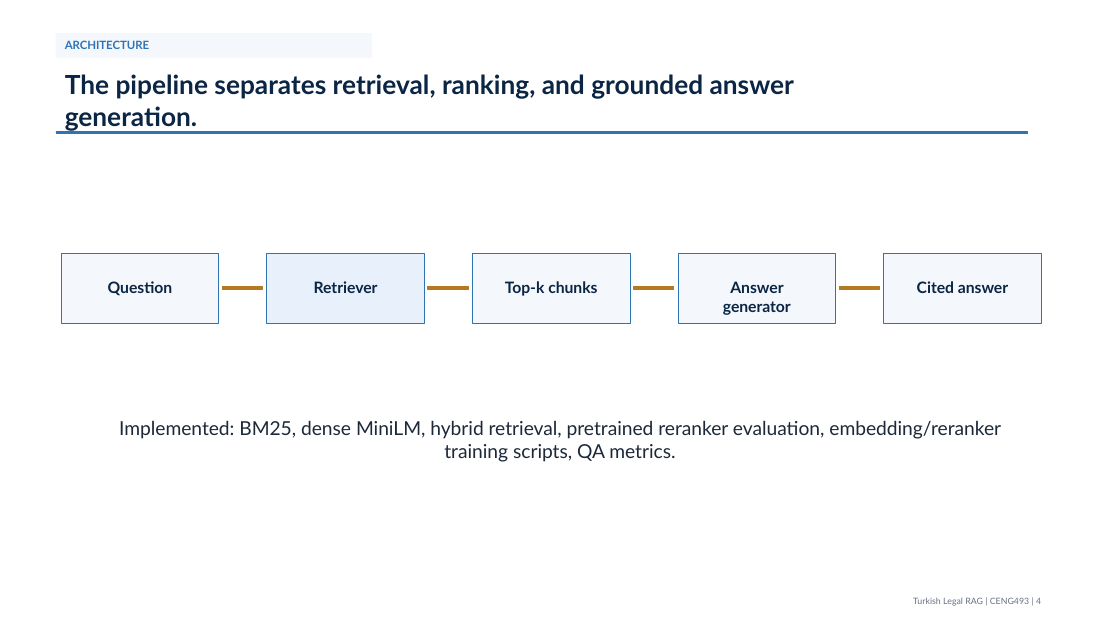
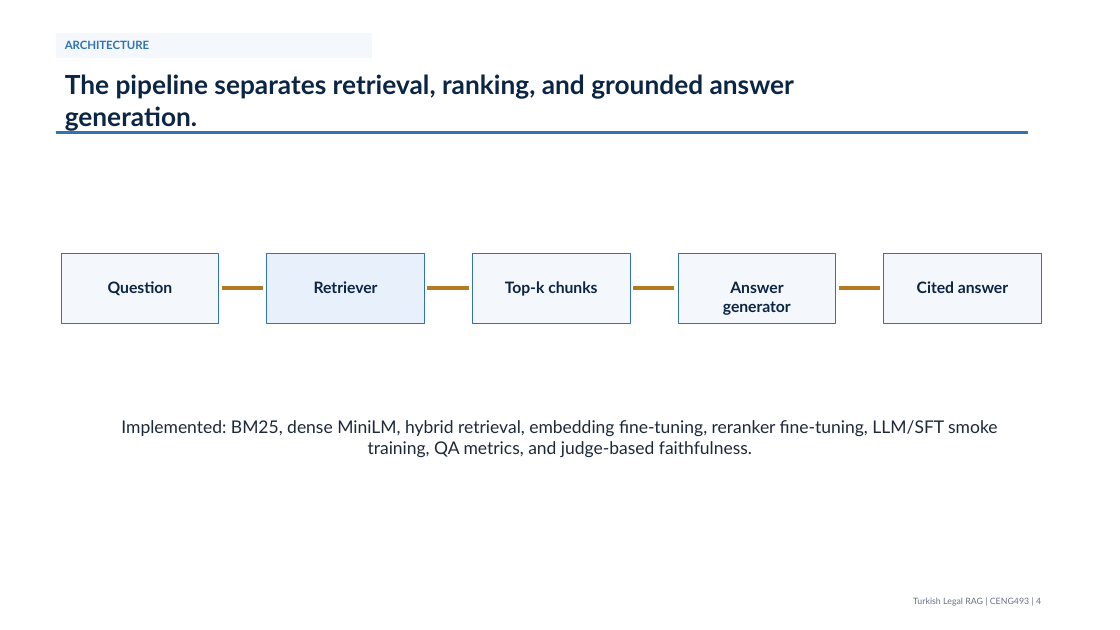
Before and after one commit to Bloheujkleh/NLP-Term-Project, a slide deck: slide 4 of deliverables/Turkish_Legal_RAG_Presentation.pptx. Drawn at 1120x630 pixels with LibreOffice and Linux fonts; fonts in the diff are those of the drawing. Boxes give left, top, right and bottom in pixels: in the first picture for what was removed or moved away, otherwise in the second. Text is boxed around its words. In the diff, an @@ line names an element or a change of style, - is before the commit and + after.

```diff
--- a/deliverables/Turkish_Legal_RAG_Presentation.pptx
+++ b/deliverables/Turkish_Legal_RAG_Presentation.pptx
@@ text in rectangle at [121, 420, 998, 457]: text changed; size 16.5 to 15 pt @@
-Implemented: BM25, dense MiniLM, hybrid retrieval, pretrained reranker evaluation, embedding/reranker training scripts, QA metrics.
+Implemented: BM25, dense MiniLM, hybrid retrieval, embedding fine-tuning, reranker fine-tuning, LLM/SFT smoke training, QA metrics, and judge-based faithfulness.
```
Also in this commit, not shown: 2 other slides changed, 2 slides added, 2 slides removed, 3 other files.
